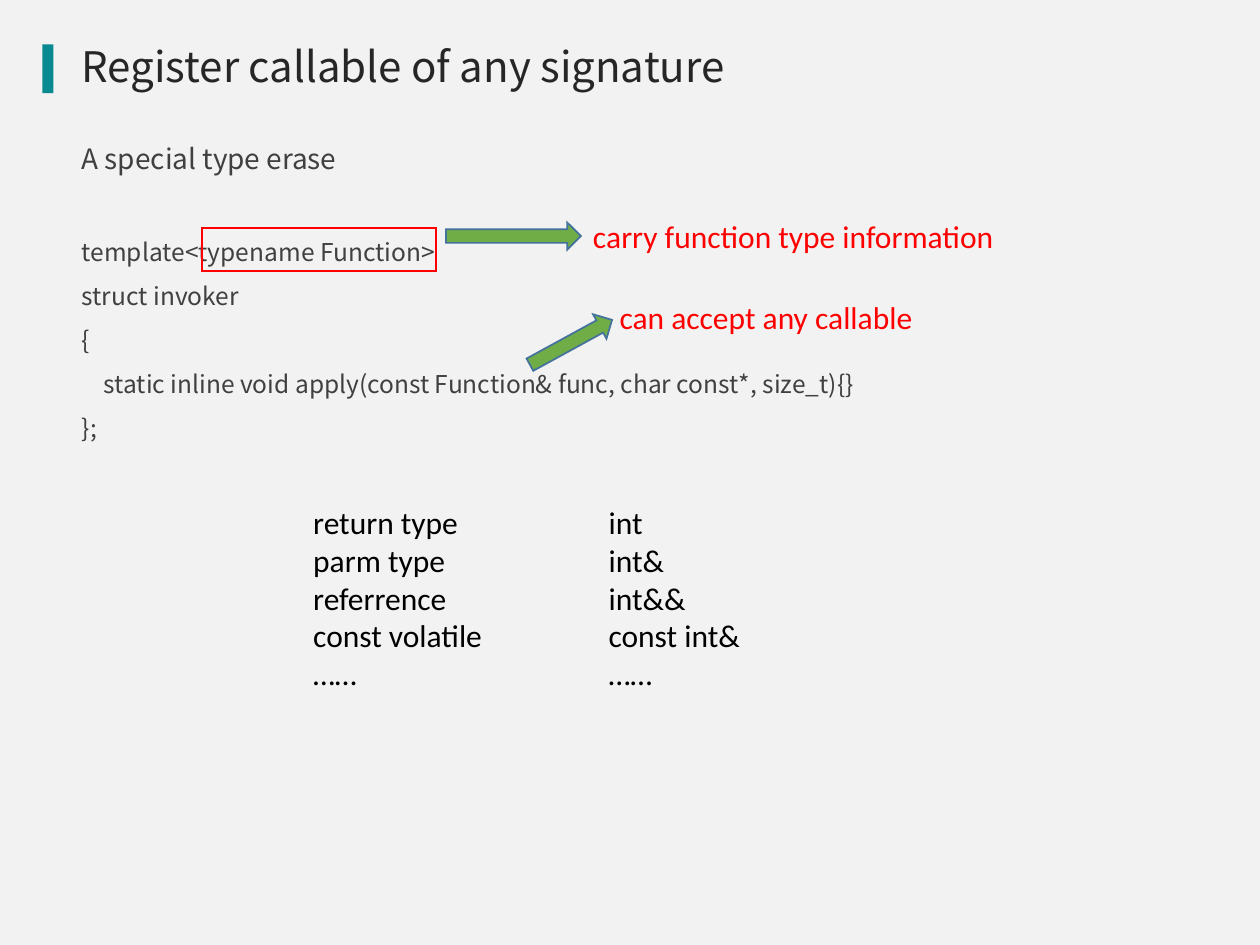
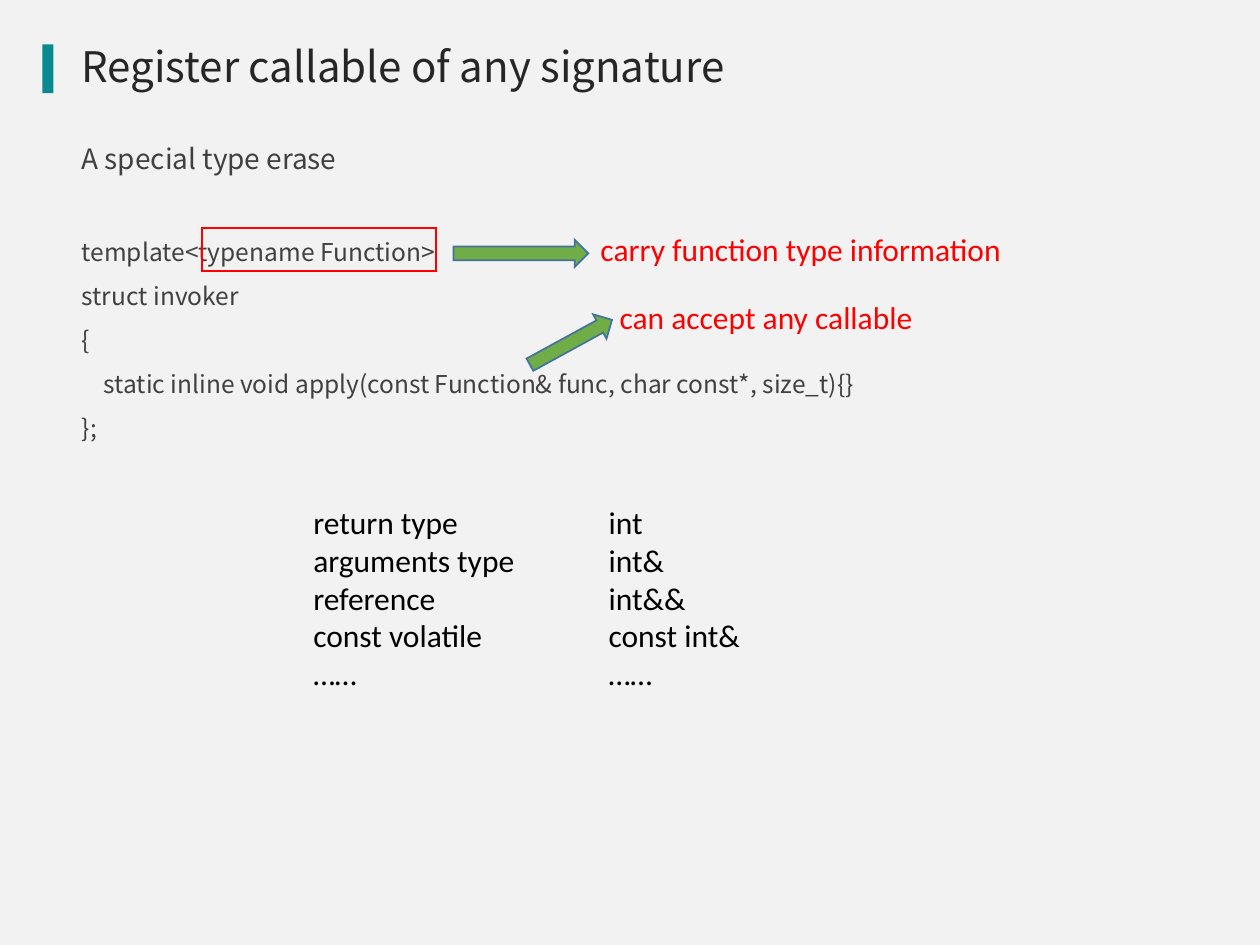
Before and after one commit to qicosmos/cppnow2017-ppt, a slide deck: slide 13 of An easy to use RPC framework implemented by c++11 and c++14.pptx. Drawn at 1260x945 pixels with LibreOffice and Linux fonts; fonts in the diff are those of the drawing; background and template pictures are left out. Boxes give left, top, right and bottom in pixels: in the first picture for what was removed or moved away, otherwise in the second. Text is boxed around its words. In the diff, an @@ line names an element or a change of style, - is before the commit and + after.

Commit message:
update

```diff
--- a/An easy to use RPC framework implemented by c++11 and c++14.pptx
+++ b/An easy to use RPC framework implemented by c++11 and c++14.pptx
@@ right arrow: place and size @@
-right arrow at (446, 223, 581, 251)
+right arrow at (454, 239, 588, 267)
@@ text "carry function type information": place and size @@
-text "carry function type information" at (593, 226, 993, 253)
+text "carry function type information" at (600, 239, 1001, 266)
@@ text at (313, 552, 514, 611): text changed @@
-parm type
-referrence
+arguments type
+reference
```
Also in this commit, not shown: 6 other slides changed.
